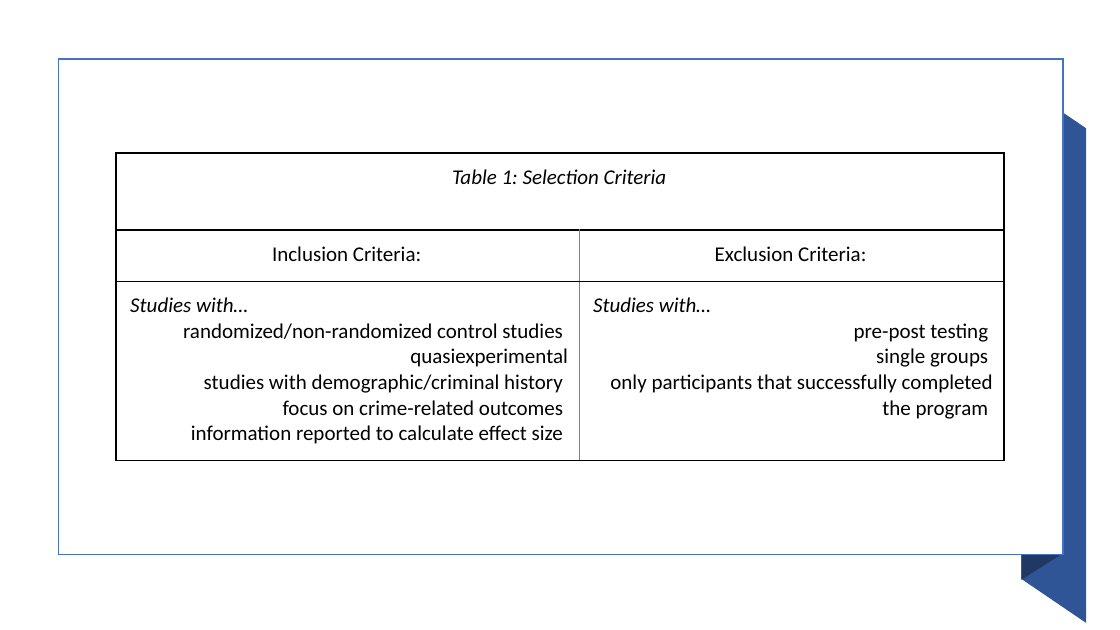
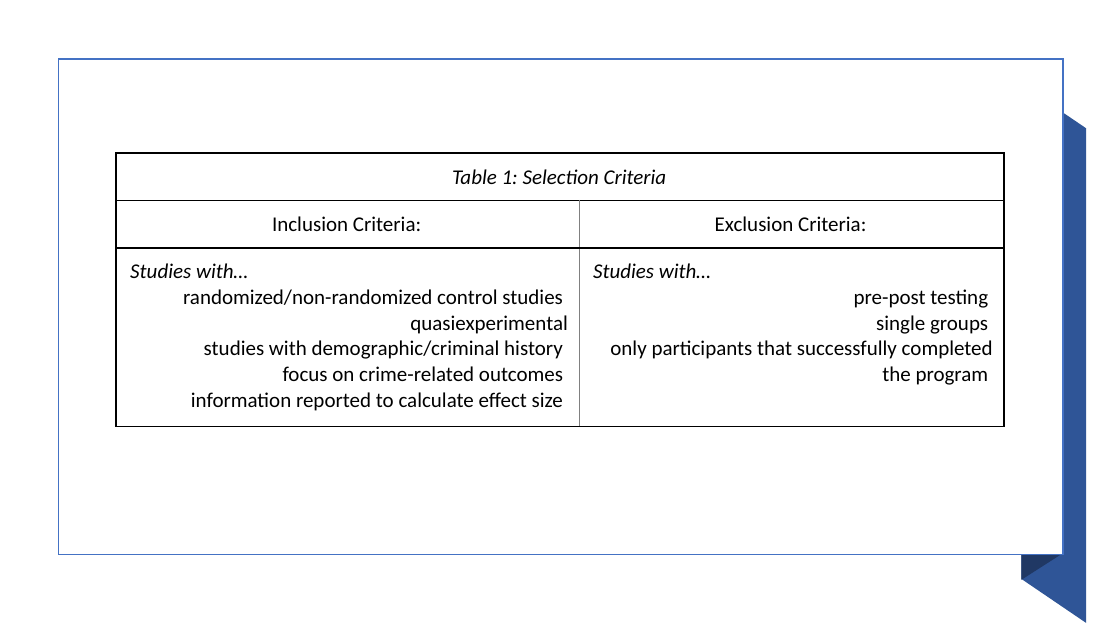
Before and after one commit to kvanselous/HDFS585, a slide deck: slide 1 of Image.pptx. Drawn at 1120x630 pixels with LibreOffice and Linux fonts; fonts in the diff are those of the drawing. Boxes give left, top, right and bottom in pixels: in the first picture for what was removed or moved away, otherwise in the second. Text is boxed around its words. In the diff, an @@ line names an element or a change of style, - is before the commit and + after.

```diff
--- a/Image.pptx
+++ b/Image.pptx
@@ table: place and size @@
-table at (116, 153, 1004, 460)
+table at (116, 153, 1004, 425)
```
Also in this commit, not shown: 1 other slide changed, 1 slide added, 1 other file.
